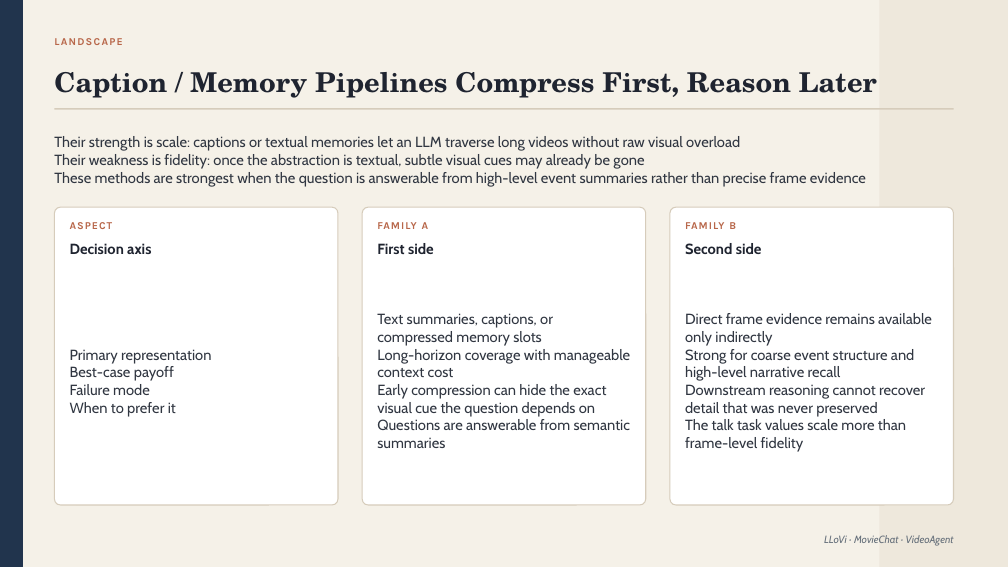
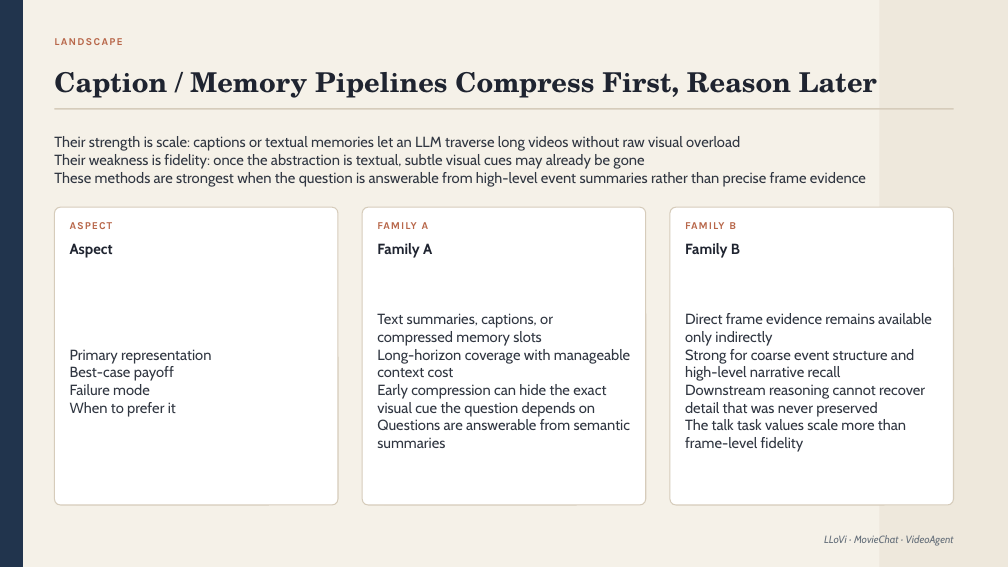
Before and after one commit to Chenwei-1999/Sparse_Video_Understanding, a slide deck: slide 11 of presentations/revise_reading_group/output/revise_reading_group.pptx. Drawn at 1008x567 pixels with LibreOffice and Linux fonts; fonts in the diff are those of the drawing. Boxes give left, top, right and bottom in pixels: in the first picture for what was removed or moved away, otherwise in the second. Text is boxed around its words. In the diff, an @@ line names an element or a change of style, - is before the commit and + after.

```diff
--- a/presentations/revise_reading_group/output/revise_reading_group.pptx
+++ b/presentations/revise_reading_group/output/revise_reading_group.pptx
@@ text at (x1=70, y1=243, x2=113, y2=258): text changed @@
-Decision axis
+Aspect
@@ text at (x1=377, y1=243, x2=432, y2=258): text changed @@
-First side
+Family A
@@ text at (x1=685, y1=243, x2=740, y2=258): text changed @@
-Second side
+Family B
```
Also in this commit, not shown: 1 other slide changed, 2 other files.
